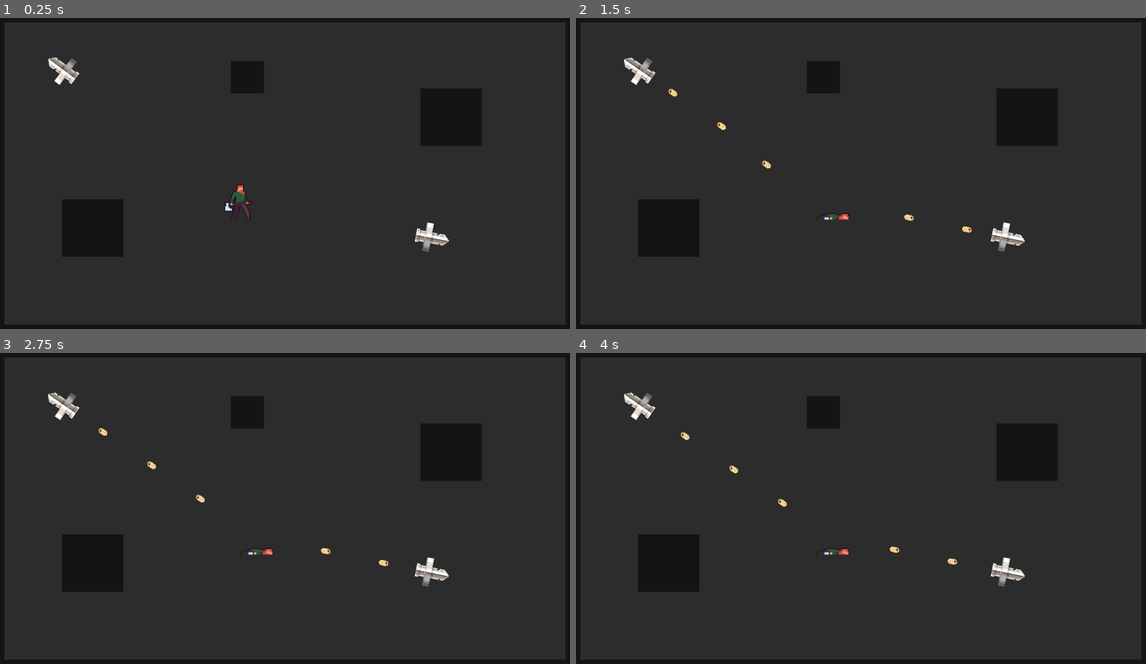
Above: before the commit, frames 1-4 (two rows, left to right).
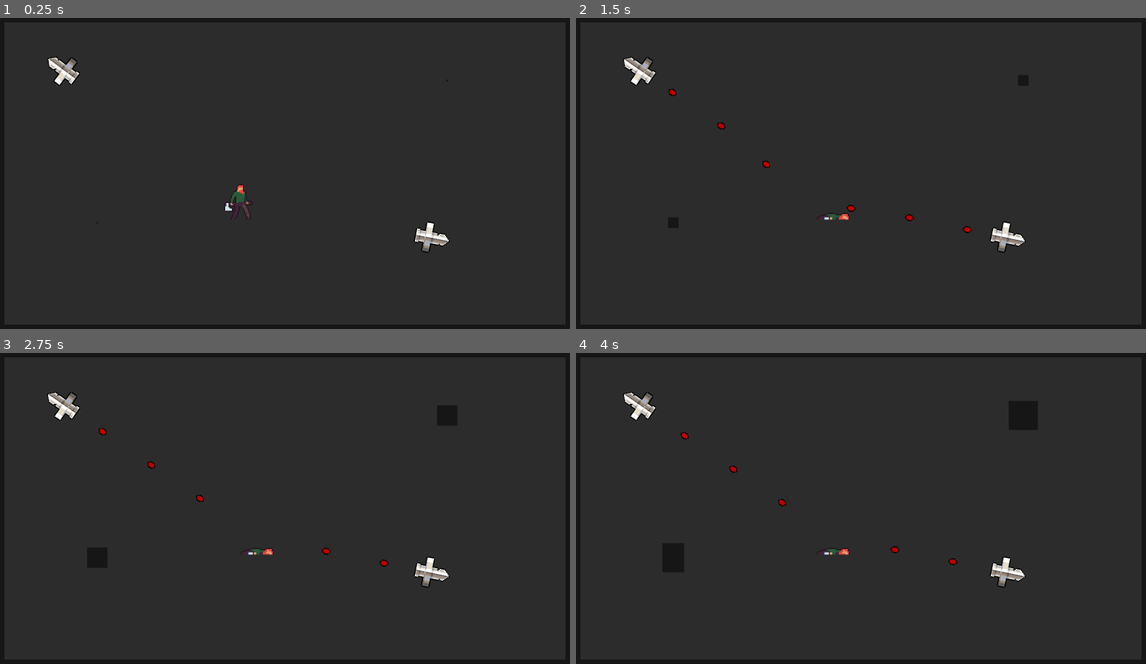
Above: after the commit, the same moments.

Repository: Lertos/last-feller-alive
Game: Godot game, scene res://main.tscn
Same seed, same stepped clock (60 frames per second), same inputs: the game is played once before the commit and once after it.
Inputs:
- Up to frame 1 (0.25 s): no input
- Up to frame 2 (1.5 s): tap Enter at 0.5 s; hold D (right) 0.53-1.28 s; tap Q (death) at 0.6 s; tap Space (jump) at 0.77 s; hold S (down) from 1.28 s (still down); tap E (hurt) at 1.35 s
- Up to frame 3 (2.75 s): tap Space (jump) at 1.52 s; release S (down) at 2.03 s; hold D (right) from 2.03 s (still down); tap Q (death) at 2.1 s
- Up to frame 4 (4 s): release D (right) at 2.78 s; hold W (up) 2.78-3.53 s; tap E (hurt) at 2.85 s; tap Space (jump) at 3.02, 3.77 s; hold A (left) from 3.53 s (still down); tap Q (death) at 3.6 s

The runs differ from the first frame. In frame 1, 0.1% of the frame differs, in the area x 8-79%, y 12-76%; in frame 2, 0.3%; in frame 3, 0.3%; in frame 4, 0.3%.

Commit message:
Fixing how walls spawn; updating assets

Diff:
--- /dev/null
+++ b/arena_manager.gd
@@ -0,0 +1,9 @@
+extends Node2D
+
+
+func _ready():
+	create_arena_walls()
+
+
+func create_arena_walls():
+	var viewport_size =
--- /dev/null
+++ b/config.gd
@@ -0,0 +1,3 @@
+extends Node
+
+var wall_width: int = 40
--- a/main.tscn
+++ b/main.tscn
@@ -1,24 +1,9 @@
-[gd_scene load_steps=9 format=3 uid="uid://gafs07waarae"]
+[gd_scene load_steps=5 format=3 uid="uid://gafs07waarae"]
 
 [ext_resource type="PackedScene" uid="uid://4gn3y8vfghc8" path="res://scenes/player.tscn" id="1_jx6ly"]
+[ext_resource type="PackedScene" uid="uid://emvstyxbefry" path="res://scenes/wall.tscn" id="1_s44hn"]
 [ext_resource type="PackedScene" uid="uid://bhxcj18y22e7c" path="res://scenes/cannon.tscn" id="2_lb7vj"]
 [ext_resource type="Script" path="res://scenes/cannons.gd" id="2_mstii"]
-
-[sub_resource type="PhysicsMaterial" id="PhysicsMaterial_m7v5n"]
-friction = 0.1
-bounce = 1.0
-
-[sub_resource type="RectangleShape2D" id="RectangleShape2D_mujwh"]
-size = Vector2(40, 900)
-
-[sub_resource type="RectangleShape2D" id="RectangleShape2D_k6oyl"]
-size = Vector2(40, 900)
-
-[sub_resource type="RectangleShape2D" id="RectangleShape2D_4i6fh"]
-size = Vector2(1600, 40)
-
-[sub_resource type="RectangleShape2D" id="RectangleShape2D_dcvle"]
-size = Vector2(1600, 40)
 
 [node name="Node2D" type="Node2D"]
 
@@ -35,124 +20,31 @@
 
 [node name="Walls" type="Node2D" parent="."]
 
-[node name="WallLeft" type="StaticBody2D" parent="Walls"]
+[node name="WallLeft" parent="Walls" instance=ExtResource("1_s44hn")]
 position = Vector2(20, 450)
-collision_layer = 2
-collision_mask = 0
-physics_material_override = SubResource("PhysicsMaterial_m7v5n")
+scale = Vector2(40, 900)
 
-[node name="ColorRect" type="ColorRect" parent="Walls/WallLeft"]
-offset_left = -20.0
-offset_top = -450.0
-offset_right = 20.0
-offset_bottom = 450.0
-color = Color(0.0784314, 0.0784314, 0.0784314, 1)
+[node name="WallRight" parent="Walls" instance=ExtResource("1_s44hn")]
+position = Vector2(1580, 450)
+scale = Vector2(40, 900)
 
-[node name="CollisionShape2D" type="CollisionShape2D" parent="Walls/WallLeft"]
-shape = SubResource("RectangleShape2D_mujwh")
+[node name="WallBottom" parent="Walls" instance=ExtResource("1_s44hn")]
+position = Vector2(800, 880)
+scale = Vector2(1600, 40)
 
-[node name="WallRight" type="StaticBody2D" parent="Walls"]
-position = Vector2(1580, 450)
-collision_layer = 2
-collision_mask = 0
-physics_material_override = SubResource("PhysicsMaterial_m7v5n")
+[node name="WallTop" parent="Walls" instance=ExtResource("1_s44hn")]
+position = Vector2(800, 20)
+scale = Vector2(1600, 40)
 
-[node name="ColorRect" type="ColorRect" parent="Walls/WallRight"]
-offset_left = -20.0
-offset_top = -450.0
-offset_right = 20.0
-offset_bottom = 450.0
-color = Color(0.0784314, 0.0784314, 0.0784314, 1)
+[node name="Wall" parent="Walls" instance=ExtResource("1_s44hn")]
+position = Vector2(1240, 198)
+is_static = false
+min_size = 30
+max_size = 150
 
-[node name="CollisionShape2D" type="CollisionShape2D" parent="Walls/WallRight"]
-shape = SubResource("RectangleShape2D_k6oyl")
-
-[node name="WallBottom" type="StaticBody2D" parent="Walls"]
-position = Vector2(800, 880)
-collision_layer = 2
-collision_mask = 0
-physics_material_override = SubResource("PhysicsMaterial_m7v5n")
-
-[node name="ColorRect" type="ColorRect" parent="Walls/WallBottom"]
-offset_left = -800.0
-offset_top = -20.0
-offset_right = 800.0
-offset_bottom = 20.0
-color = Color(0.0784314, 0.0784314, 0.0784314, 1)
-
-[node name="CollisionShape2D" type="CollisionShape2D" parent="Walls/WallBottom"]
-shape = SubResource("RectangleShape2D_4i6fh")
-
-[node name="WallTop" type="StaticBody2D" parent="Walls"]
-position = Vector2(800, 20)
-collision_layer = 2
-collision_mask = 0
-physics_material_override = SubResource("PhysicsMaterial_m7v5n")
-
-[node name="ColorRect" type="ColorRect" parent="Walls/WallTop"]
-offset_left = -800.0
-offset_top = -20.0
-offset_right = 800.0
-offset_bottom = 20.0
-color = Color(0.0784314, 0.0784314, 0.0784314, 1)
-
-[node name="CollisionShape2D" type="CollisionShape2D" parent="Walls/WallTop"]
-shape = SubResource("RectangleShape2D_dcvle")
-
-[node name="WallSquare" type="StaticBody2D" parent="Walls"]
-position = Vector2(1250, 297)
-scale = Vector2(0.103174, 3.88323)
-collision_layer = 2
-collision_mask = 0
-physics_material_override = SubResource("PhysicsMaterial_m7v5n")
-metadata/_edit_group_ = true
-
-[node name="ColorRect" type="ColorRect" parent="Walls/WallSquare"]
-offset_left = -800.0
-offset_top = -20.0
-offset_right = 800.0
-offset_bottom = 20.0
-color = Color(0.0784314, 0.0784314, 0.0784314, 1)
-
-[node name="CollisionShape2D" type="CollisionShape2D" parent="Walls/WallSquare"]
-shape = SubResource("RectangleShape2D_dcvle")
-
-[node name="WallSquare2" type="StaticBody2D" parent="Walls"]
-position = Vector2(279, 598)
-scale = Vector2(0.103174, 3.88323)
-collision_layer = 2
-collision_mask = 0
-physics_material_override = SubResource("PhysicsMaterial_m7v5n")
-metadata/_edit_group_ = true
-
-[node name="ColorRect" type="ColorRect" parent="Walls/WallSquare2"]
-offset_left = -800.0
-offset_top = -20.0
-offset_right = 800.0
-offset_bottom = 20.0
-color = Color(0.0784314, 0.0784314, 0.0784314, 1)
-
-[node name="CollisionShape2D" type="CollisionShape2D" parent="Walls/WallSquare2"]
-shape = SubResource("RectangleShape2D_dcvle")
-
-[node name="WallSquare3" type="StaticBody2D" parent="Walls"]
-position = Vector2(698, 189)
-rotation = 3.14159
-scale = Vector2(0.0568289, -2.20323)
-collision_layer = 2
-collision_mask = 0
-physics_material_override = SubResource("PhysicsMaterial_m7v5n")
-metadata/_edit_group_ = true
-
-[node name="ColorRect" type="ColorRect" parent="Walls/WallSquare3"]
-offset_left = -800.0
-offset_top = -20.0
-offset_right = 800.0
-offset_bottom = 20.0
-color = Color(0.0784314, 0.0784314, 0.0784314, 1)
-
-[node name="CollisionShape2D" type="CollisionShape2D" parent="Walls/WallSquare3"]
-shape = SubResource("RectangleShape2D_dcvle")
+[node name="Wall2" parent="Walls" instance=ExtResource("1_s44hn")]
+position = Vector2(292, 584)
+is_static = false
 
 [node name="Players" type="Node2D" parent="."]
 
--- a/project.godot
+++ b/project.godot
@@ -14,6 +14,10 @@
 run/main_scene="res://main.tscn"
 config/features=PackedStringArray("4.1", "GL Compatibility")
 config/icon="res://icon.svg"
+
+[autoload]
+
+Config="*res://config.gd"
 
 [display]
 
--- a/scenes/bullet.tscn
+++ b/scenes/bullet.tscn
@@ -4,9 +4,12 @@
 [ext_resource type="Texture2D" uid="uid://did8wbe2n88lg" path="res://assets/bullet.png" id="2_ha62h"]
 
 [sub_resource type="CapsuleShape2D" id="CapsuleShape2D_l4eby"]
-radius = 5.0
+radius = 3.0
+height = 8.0
 
 [node name="Bullet" type="CharacterBody2D"]
+modulate = Color(0.741176, 0, 0, 1)
+scale = Vector2(3, 3)
 collision_layer = 8
 collision_mask = 3
 script = ExtResource("1_0w3j6")
@@ -16,5 +19,5 @@
 shape = SubResource("CapsuleShape2D_l4eby")
 
 [node name="Sprite2D" type="Sprite2D" parent="."]
-rotation = 3.92699
+rotation = 1.5708
 texture = ExtResource("2_ha62h")
--- /dev/null
+++ b/scenes/wall.gd
@@ -0,0 +1,29 @@
+extends StaticBody2D
+
+var rng = RandomNumberGenerator.new()
+
+@export var is_static: bool = true
+@export var min_size: int = 20
+@export var max_size: int = 200
+@export var grow_speed: int = 2
+
+var grow_to_x_size: int
+var grow_to_y_size: int
+
+
+func _ready():
+	if not is_static:
+		grow_to_x_size = rng.randi_range(min_size, max_size)
+		grow_to_y_size = rng.randi_range(min_size, max_size)
+
+		$Timer.start()
+
+
+func _on_timer_timeout():
+	if scale.x >= grow_to_x_size and scale.y >= grow_to_y_size:
+		$Timer.stop()
+	else:
+		if scale.x < grow_to_x_size:
+			scale.x += grow_speed
+		if scale.y < grow_to_y_size:
+			scale.y += grow_speed
--- /dev/null
+++ b/scenes/wall.tscn
@@ -0,0 +1,25 @@
+[gd_scene load_steps=4 format=3 uid="uid://emvstyxbefry"]
+
+[ext_resource type="Script" path="res://scenes/wall.gd" id="1_aexpj"]
+[ext_resource type="Texture2D" uid="uid://beetbsdnktj00" path="res://assets/wall-color.png" id="1_mvqxv"]
+
+[sub_resource type="RectangleShape2D" id="RectangleShape2D_rdk2c"]
+size = Vector2(1, 1)
+
+[node name="Wall" type="StaticBody2D"]
+collision_layer = 2
+collision_mask = 0
+script = ExtResource("1_aexpj")
+metadata/_edit_group_ = true
+
+[node name="Sprite2D" type="Sprite2D" parent="."]
+modulate = Color(0.0862745, 0.0862745, 0.0862745, 1)
+texture = ExtResource("1_mvqxv")
+
+[node name="CollisionShape2D" type="CollisionShape2D" parent="."]
+shape = SubResource("RectangleShape2D_rdk2c")
+
+[node name="Timer" type="Timer" parent="."]
+wait_time = 0.1
+
+[connection signal="timeout" from="Timer" to="." method="_on_timer_timeout"]
Binary file changed: assets/bullet.png
Binary file changed: assets/cannon1.png
Binary file changed: assets/cannon2.png
Binary file added: assets/wall-color.png
Not shown, added: assets/wall-color.png.import
